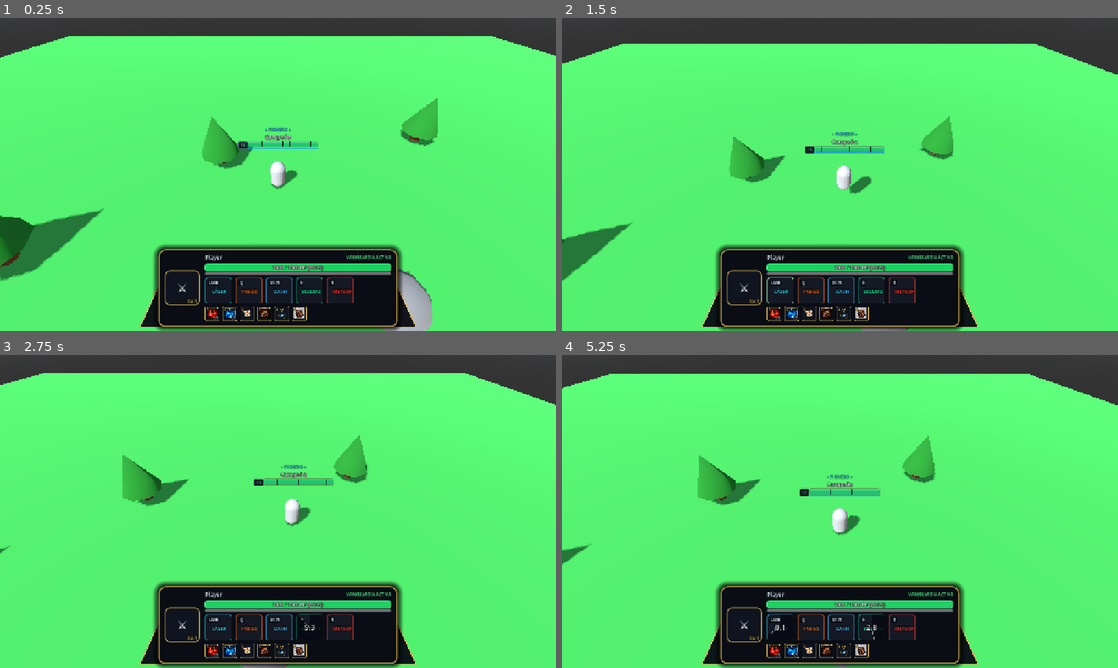
Above: before the commit, frames 1-4 (two rows, left to right).
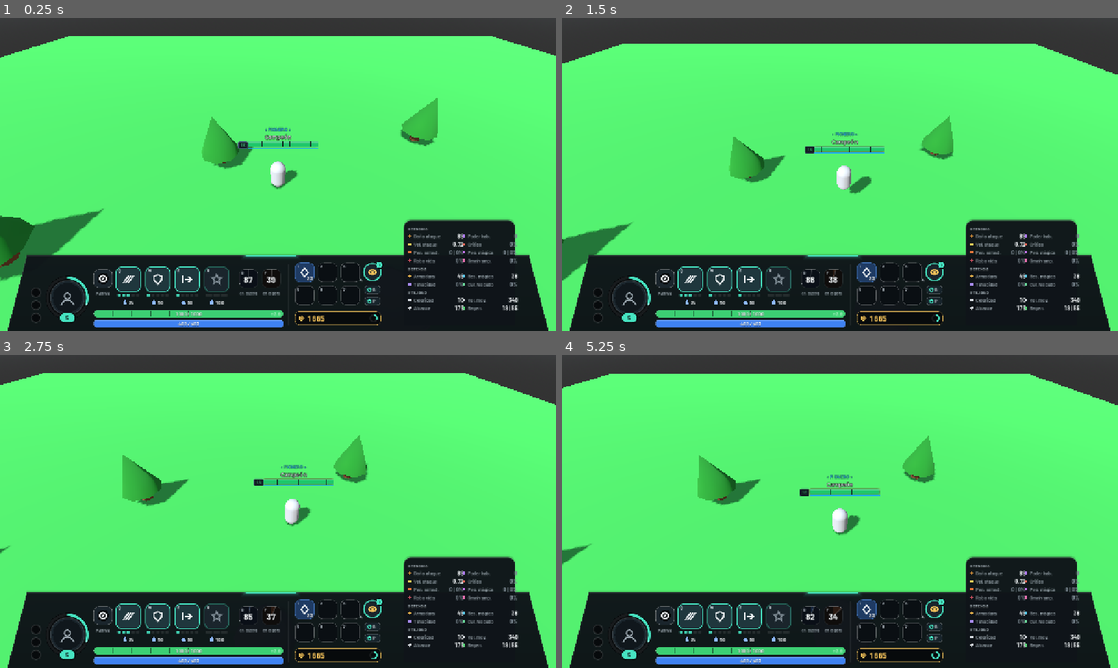
Above: after the commit, the same moments.

Repository: drkbal0/mmorpg-godot-client
Game: Godot game, scene res://scenes/dev/DevSandbox.tscn
The game is run twice, just before and just after one commit, with the same random seed, the same clock (stepped at 60 frames per second) and the same inputs. This scene is started directly instead of the project's main scene.
Inputs (mouse positions are in pixels of both pictures, inside the frame that each line leads up to):
- Up to frame 1 (0.25 s): no input
- Up to frame 2 (1.5 s): tap Enter (ui_accept) at 0.5 s; move the mouse to (962, 158) at 0.52 s; press the mouse at (962, 158) at 0.53 s; hold D (move_right) 0.53-1.25 s; tap Space (jump) at 0.77 s; release the mouse at (962, 158) at 1.25 s; drag from (728, 190) to (812, 237) at 1.27 s
- Up to frame 3 (2.75 s): move the mouse to (333, 442) at 2.02 s; hold D (move_right) from 2.03 s (still down); hold E (cast_spell_2) from 2.03 s (still down)
- Up to frame 4 (5.25 s): release D (move_right) at 2.75 s; release E (cast_spell_2) at 2.75 s; drag from (812, 574) to (673, 464) at 2.77 s; move the mouse to (1006, 558) at 3.52 s; hold A (move_left) 3.53-4.25 s; hold Ctrl (crouch) 3.53-4.25 s; tap Space (jump) at 3.77 s; drag from (673, 464) to (756, 433) at 4.27 s; move the mouse to (867, 511) at 5.02 s; hold S (move_back) from 5.03 s (still down); hold F (interact) from 5.03 s (still down); click (867, 511) at 5.17 s

The runs differ from the first frame. In frame 1, 21% of the frame differs, in the area x 1-99%, y 64-100%; in frame 2, 21%; in frame 3, 21%; in frame 4, 21%.

Commit message:
feat(ui): integrar HUDv2 como vista activa en PlayerHUD con soporte Live E2E

Diff:
--- a/ui/components/PlayerHUD/PlayerHUD.gd
+++ b/ui/components/PlayerHUD/PlayerHUD.gd
@@ -21,6 +21,9 @@
 	{"id": 4, "action": "cast_spell_2", "fallback_key": "E", "key": "E", "name": "ESCUDO", "color": Color(0.1, 1.0, 0.7), "base_cd": 6.0},
 	{"id": 5, "action": "cast_ultimate", "fallback_key": "R", "key": "R", "name": "METEORO", "color": Color(1.0, 0.25, 0.25), "base_cd": 12.0}
 ]
+
+const HUDV2_SCENE = preload("res://ui/components/HUDv2/hud.tscn")
+var hud_v2: Control = null
 
 func _ready():
 	if has_node("/root/UIOrchestrator"):
@@ -40,6 +43,54 @@
 	_populate_action_bar()
 	_populate_item_hotbar()
 	update_keybind_labels()
+	_setup_hudv2()
+
+func _setup_hudv2() -> void:
+	var hud_margin = get_node_or_null("RootBottom/HUDMargin")
+	var main_panel = hud_margin.get_node_or_null("MainPanel") if hud_margin else null
+	if main_panel:
+		main_panel.visible = false
+	if wings_overlay:
+		wings_overlay.visible = false
+
+	var root_bottom = get_node_or_null("RootBottom")
+	if not root_bottom: return
+
+	hud_v2 = HUDV2_SCENE.instantiate()
+	hud_v2.name = "HUDv2"
+	root_bottom.add_child(hud_v2)
+	hud_v2.anchors_preset = Control.PRESET_CENTER_BOTTOM
+	hud_v2.anchor_left = 0.5
+	hud_v2.anchor_right = 0.5
+	hud_v2.anchor_top = 1.0
+	hud_v2.anchor_bottom = 1.0
+	hud_v2.offset_left = -680.0
+	hud_v2.offset_top = -460.0
+	hud_v2.offset_right = 680.0
+	hud_v2.offset_bottom = 0.0
+
+	hud_v2.set_health(1000.0, 1000.0, 3.9)
+	hud_v2.set_mana(403.0, 403.0)
+	hud_v2.set_level(5, 0.3)
+	hud_v2.set_gold(1665)
+	hud_v2.set_ability(0, 3, 5, 24, false, 6, 0.0)
+	hud_v2.set_ability(1, 1, 5, 50, false, 6, 0.0)
+	hud_v2.set_ability(2, 1, 5, 60, false, 6, 0.0)
+	hud_v2.set_ability(3, 0, 3, 100, false, 6, 0.0)
+	hud_v2.set_spell(0, 87.0)
+	hud_v2.set_spell(1, 39.0)
+	hud_v2.set_item(0, null, 23)
+	hud_v2.set_trinket(1)
+	hud_v2.set_stats({
+		"attack_damage": 89, "ability_power": 0,
+		"attack_speed": 0.72, "crit": "0%",
+		"armor_pen": "0 | 0%", "magic_pen": "0 | 0%",
+		"life_steal": "0%", "omnivamp": "0%",
+		"armor": 49, "magic_resist": 38,
+		"tenacity": "0%", "heal_shield": "0%",
+		"ability_haste": 10, "move_speed": 348,
+		"attack_range": 175, "regen": "19 | 55",
+	})
 
 func _setup_wings_overlay() -> void:
 	var hud_margin = get_node_or_null("RootBottom/HUDMargin")
@@ -95,6 +146,9 @@
 	if hud_margin:
 		hud_margin.pivot_offset = Vector2(hud_margin.size.x * 0.5, hud_margin.size.y)
 		hud_margin.scale = Vector2(scale_val, scale_val)
+	if is_instance_valid(hud_v2):
+		hud_v2.pivot_offset = Vector2(680.0, 460.0)
+		hud_v2.scale = Vector2(scale_val, scale_val)
 
 func get_action_display_key(action_name: String, fallback: String) -> String:
 	if not InputMap.has_action(action_name):
@@ -346,6 +400,12 @@
 	var spell_mgr = get_node_or_null("/root/SpellManager")
 	if not spell_mgr: return
 
+	if is_instance_valid(hud_v2) and spell_mgr:
+		var q_cd = spell_mgr.get_cooldown_remaining(1)
+		var r_cd = spell_mgr.get_cooldown_remaining(5)
+		hud_v2.set_ability(0, 3, 5, 24, false, 6, q_cd)
+		hud_v2.set_ability(3, 0, 3, 100, false, 6, r_cd)
+
 	for sid in skill_slots.keys():
 		var slot = skill_slots[sid]
 		var rem = spell_mgr.get_cooldown_remaining(sid)
@@ -397,8 +457,12 @@
 	if hp_value_label:
 		var cur_val = int(round(new_hp_percent * 10))
 		hp_value_label.text = "%d / 1000 HP (%d%%)" % [cur_val, int(round(new_hp_percent))]
+	if is_instance_valid(hud_v2):
+		hud_v2.set_health(new_hp_percent * 10.0, 1000.0, 3.9)
 
 func update_mana(new_mana_percent: float):
 	if mana_bar:
 		var tween = create_tween()
 		tween.tween_property(mana_bar, "value", new_mana_percent, 0.2).set_trans(Tween.TRANS_SINE).set_ease(Tween.EASE_OUT)
+	if is_instance_valid(hud_v2):
+		hud_v2.set_mana(new_mana_percent * 10.0, 1000.0)
Binary file changed: test_evidence/hud_v2_curva.png
Binary file changed: test_evidence/hud_v2_escalonada.png
Binary file changed: test_evidence/hud_v2_trapecio.png
